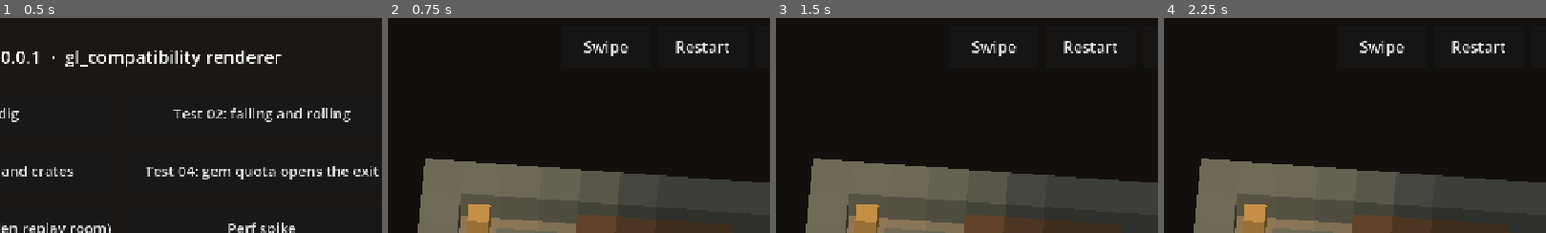
Above: before the commit, frames 1-4 (left to right).
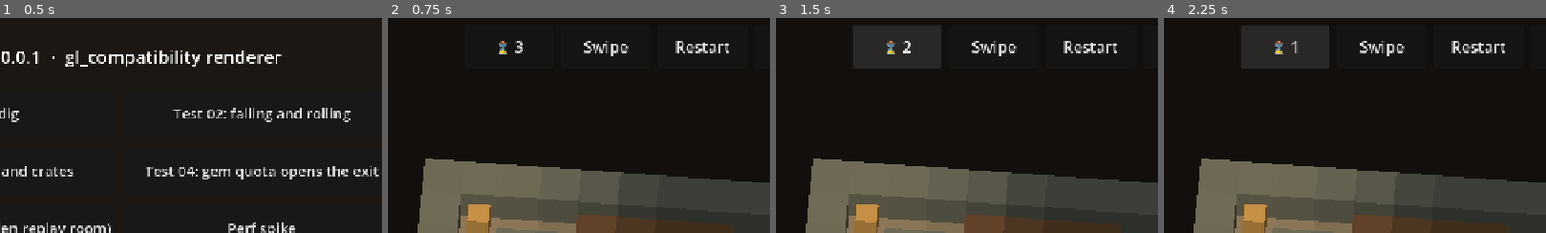
Above: after the commit, the same moments.

Repository: jamik111/relicbound
Game: Godot game, scene res://scenes/boot.tscn
The game is run twice, just before and just after one commit, with the same random seed, the same clock (stepped at 60 frames per second) and the same inputs.
Inputs (mouse positions are % of the whole screen's width and height, from its top left):
- Up to frame 1 (0.5 s): no input
- Up to frame 2 (0.75 s): click "Test 01: walk and dig" at 0.5 s
- Up to frame 3 (1.5 s): click (54, 7) at 1.25 s, where only the run after the commit has a clickable "⌛ 3"
- Up to frame 4 (2.25 s): click (54, 7) at 2 s, where only the run after the commit has a clickable "⌛ 2"
The pictures show only the part of the screen within x 38-88%, y 0-50%; the shares and areas given below are measured in that part.

Frame 1 is identical in both runs. In frame 2, 0.2% of the frame differs, in the area x 29-36%, y 10-17%; in frame 3, 4.6%, in the area x 20-44%, y 3-24%; in frame 4, 4.6%.

Commit message:
Sprint 2.3 + 2.4: checkpoint idols, respawn, hourglass rewind
- Sim: CHECKPOINT / CHECKPOINT_LIT terrain ('I' in level files); the
  player lights it by stepping on it (CHECKPOINT_LIT event); objects
  can't enter. Hashed like all terrain, so replays cover it
- RewindBuffer: last 30 states (3 s at 10 Hz), stored by reference since
  SimStep never modifies its input
- Game: hourglass rewind (3 charges, works mid-fall and after a crush),
  checkpoint snapshot on CHECKPOINT_LIT, respawn 1.0 s after a crush
  (roadmap: <= 1.2 s). New Events: state_replaced, rewound, respawned
- Controls per GDD: R = rewind, Backspace = restart, gamepad Y = rewind;
  HUD hourglass button with charges
- Level view draws idols (dark, jade when lit); test room 02 gets one
- GDD rule details for checkpoints and the hourglass

Co-Authored-By: Claude Opus 5.5 <noreply@anthropic.com>

Diff:
--- a/game/autoload/events.gd
+++ b/game/autoload/events.gd
@@ -11,5 +11,12 @@
 ## Emitted when Game loads or restarts a level: views rebuild from Game.state.
 signal level_loaded()
 
+## Game.state was swapped for an earlier one (rewind or respawn): views rebuild without ticking.
+signal state_replaced()
+## The hourglass was used (RewindUsed in the art pipeline's VFX table).
+signal rewound(charges_left: int)
+## The player respawned at the last checkpoint after being crushed.
+signal respawned()
+
 signal quality_tier_changed(tier: int)
 signal settings_changed()
--- a/game/autoload/game.gd
+++ b/game/autoload/game.gd
@@ -5,6 +5,11 @@
 
 const TICK_RATE_HZ: int = 10
 const ASSIST_TICK_RATE_HZ: int = 6
+## Hourglass: how far back one use reaches (ticks) and uses per level (GDD/roadmap 2.4).
+const REWIND_TICKS: int = 30
+const REWIND_CHARGES: int = 3
+## Seconds from being crushed to respawning at the last lit checkpoint (roadmap 2.3: <= 1.2 s).
+const RESPAWN_DELAY: float = 1.0
 
 ## Input actions registered at startup (remappable later through InputMap).
 const MOVE_ACTIONS: Dictionary = {
@@ -21,12 +26,18 @@
 var running: bool = false
 ## Fraction of the next tick already elapsed, for view interpolation (0..1).
 var alpha: float = 0.0
+var rewinds_left: int = REWIND_CHARGES
 
 var _accumulator: float = 0.0
 ## Directions currently held, most recent first. Holding a direction moves every tick.
 var _held: Array[SimStep.Intent] = []
 ## A press since the last tick. It wins over held directions, so a quick tap between ticks isn't lost.
 var _pending: SimStep.Intent = SimStep.Intent.NONE
+var _history := RewindBuffer.new(REWIND_TICKS)
+## State saved when the last checkpoint idol was lit (or the level start). Respawn restores it.
+var _checkpoint: SimState
+## Counts down after a crush; < 0 when no respawn is pending.
+var _respawn_timer: float = -1.0
 
 
 func _ready() -> void:
@@ -49,6 +60,10 @@
 	alpha = 0.0
 	_pending = SimStep.Intent.NONE
 	_held.clear()
+	_history.clear()
+	_checkpoint = s
+	_respawn_timer = -1.0
+	rewinds_left = REWIND_CHARGES
 	running = true
 	Events.level_loaded.emit()
 	return true
@@ -61,6 +76,34 @@
 
 func stop() -> void:
 	running = false
+
+
+## Hourglass: jumps back up to REWIND_TICKS ticks (works mid-fall and after being crushed).
+## Returns false if no charges or no history are left.
+func rewind() -> bool:
+	if rewinds_left <= 0 or _history.is_empty():
+		return false
+	_replace_state(_history.rewind_all())
+	rewinds_left -= 1
+	Events.rewound.emit(rewinds_left)
+	return true
+
+
+## Restores the last checkpoint snapshot (or the level start). Rewind charges are not refilled.
+func respawn() -> void:
+	_history.clear()
+	_replace_state(_checkpoint)
+	Events.respawned.emit()
+
+
+func _replace_state(s: SimState) -> void:
+	state = s
+	prev_state = s
+	_pending = SimStep.Intent.NONE
+	_respawn_timer = -1.0
+	_accumulator = 0.0
+	alpha = 0.0
+	Events.state_replaced.emit()
 
 
 # --- Input buffer (keyboard, gamepad and touch all feed these) -------------------
@@ -89,6 +132,8 @@
 			release(MOVE_ACTIONS[action])
 	if event.is_action_pressed(&"restart"):
 		restart()
+	elif event.is_action_pressed(&"rewind"):
+		rewind()
 
 
 # --- Clock --------------------------------------------------------------------
@@ -96,6 +141,11 @@
 func _process(delta: float) -> void:
 	if not running:
 		return
+	if _respawn_timer >= 0.0:
+		_respawn_timer -= delta
+		if _respawn_timer < 0.0:
+			respawn()
+			return
 	var step_time: float = 1.0 / tick_rate()
 	_accumulator += delta
 	# Cap catch-up so a long hitch doesn't run dozens of ticks in one frame.
@@ -111,9 +161,15 @@
 	if intent == SimStep.Intent.NONE and not _held.is_empty():
 		intent = _held[0]
 	_pending = SimStep.Intent.NONE
+	_history.push(state)
 	var result: StepResult = SimStep.step(state, intent)
 	prev_state = state
 	state = result.state
+	for e: SimEvent in result.events:
+		if e.type == SimEvent.Type.CHECKPOINT_LIT:
+			_checkpoint = state
+		elif e.type == SimEvent.Type.PLAYER_CRUSHED:
+			_respawn_timer = RESPAWN_DELAY
 	Events.sim_events.emit(state.tick, result.events)
 	Events.sim_ticked.emit(state.tick)
 
@@ -124,7 +180,8 @@
 		&"move_down": [KEY_S, KEY_DOWN],
 		&"move_left": [KEY_A, KEY_LEFT],
 		&"move_right": [KEY_D, KEY_RIGHT],
-		&"restart": [KEY_R],
+		&"restart": [KEY_BACKSPACE],
+		&"rewind": [KEY_R],
 	}
 	var pads: Dictionary = {
 		&"move_up": JOY_BUTTON_DPAD_UP,
@@ -132,6 +189,7 @@
 		&"move_left": JOY_BUTTON_DPAD_LEFT,
 		&"move_right": JOY_BUTTON_DPAD_RIGHT,
 		&"restart": JOY_BUTTON_BACK,
+		&"rewind": JOY_BUTTON_Y,
 	}
 	for action: StringName in keys:
 		if InputMap.has_action(action):
--- a/game/levels/test/test_02_gravity.json
+++ b/game/levels/test/test_02_gravity.json
@@ -1,14 +1,21 @@
 {
 	"id": "test_02_gravity",
-	"size": [12, 8],
-	"meta": {"name": "Test 02: falling and rolling", "gems_required": 1, "seed": 1},
+	"size": [
+		12,
+		8
+	],
+	"meta": {
+		"name": "Test 02: falling and rolling",
+		"gems_required": 1,
+		"seed": 1
+	},
 	"layers": {
 		"terrain": [
 			"############",
 			"#..........#",
 			"#..........#",
 			"#..::..##..#",
-			"#..........#",
+			"#.I........#",
 			"#.#......#.#",
 			"#.#..E...#.#",
 			"############"
--- a/game/scenes/level.gd
+++ b/game/scenes/level.gd
@@ -21,6 +21,8 @@
 	add_child(env)
 	Events.level_loaded.connect(_on_level_loaded)
 	Events.sim_events.connect(_on_sim_events)
+	Events.state_replaced.connect(_on_state_replaced)
+	%RewindButton.pressed.connect(Game.rewind)
 	%RestartButton.pressed.connect(Game.restart)
 	%BackButton.pressed.connect(_on_back)
 	%ControlsButton.pressed.connect(_on_toggle_controls)
@@ -43,6 +45,12 @@
 	_update_hud()
 
 
+## Rewind or respawn: rebuild from the restored state; the camera eases over instead of snapping.
+func _on_state_replaced() -> void:
+	_view.build(Game.state)
+	_update_hud()
+
+
 func _on_sim_events(_tick: int, events: Array) -> void:
 	_view.show_state(Game.prev_state, Game.state, events)
 	_update_hud()
@@ -55,10 +63,12 @@
 		if s.keys[c] > 0:
 			keys += "  %s×%d" % [KEY_SHAPES[c], s.keys[c]]
 	_gems_label.text = "Gems %d/%d%s" % [s.gems_collected, s.gems_required, keys]
+	%RewindButton.text = "⌛ %d" % Game.rewinds_left
+	%RewindButton.disabled = Game.rewinds_left <= 0
 	if s.won:
 		_status_label.text = "Level complete!"
 	elif not s.alive:
-		_status_label.text = "Crushed! Restart to try again"
+		_status_label.text = "Crushed!" + ("  Rewind?" if Game.rewinds_left > 0 else "")
 	elif s.exit_open and s.gems_required > 0:
 		_status_label.text = "The exit is open"
 	else:
--- a/game/scenes/level.tscn
+++ b/game/scenes/level.tscn
@@ -49,12 +49,20 @@
 anchors_preset = 1
 anchor_left = 1.0
 anchor_right = 1.0
-offset_left = -502.0
+offset_left = -664.0
 offset_top = 12.0
 offset_right = -16.0
 offset_bottom = 84.0
 grow_horizontal = 0
 theme_override_constants/separation = 12
+
+[node name="RewindButton" type="Button" parent="HUD/Buttons"]
+unique_name_in_owner = true
+custom_minimum_size = Vector2(150, 72)
+layout_mode = 2
+focus_mode = 0
+theme_override_font_sizes/font_size = 26
+text = "⌛ 3"
 
 [node name="ControlsButton" type="Button" parent="HUD/Buttons"]
 unique_name_in_owner = true
--- a/game/sim/level_codec.gd
+++ b/game/sim/level_codec.gd
@@ -17,6 +17,7 @@
 	"%": Tiles.Terrain.ANCIENT_WALL,
 	":": Tiles.Terrain.DIRT,
 	"E": Tiles.Terrain.EXIT,
+	"I": Tiles.Terrain.CHECKPOINT,
 	"R": Tiles.Terrain.DOOR_RED,
 	"B": Tiles.Terrain.DOOR_BLUE,
 	"G": Tiles.Terrain.DOOR_GOLD,
--- /dev/null
+++ b/game/sim/rewind_buffer.gd
@@ -0,0 +1,38 @@
+class_name RewindBuffer
+extends RefCounted
+## The hourglass: the last `capacity` states, oldest first. SimStep never modifies a state it was given,
+## so storing references (no copies) is safe.
+
+var capacity: int = 30
+var _states: Array[SimState] = []
+
+
+func _init(p_capacity: int = 30) -> void:
+	capacity = p_capacity
+
+
+func push(state: SimState) -> void:
+	_states.append(state)
+	if _states.size() > capacity:
+		_states.pop_front()
+
+
+func size() -> int:
+	return _states.size()
+
+
+func is_empty() -> bool:
+	return _states.is_empty()
+
+
+func clear() -> void:
+	_states.clear()
+
+
+## Removes and returns the oldest stored state (the furthest back the hourglass reaches), or null.
+func rewind_all() -> SimState:
+	if _states.is_empty():
+		return null
+	var oldest: SimState = _states[0]
+	_states.clear()
+	return oldest
--- a/game/sim/rules/rule_player.gd
+++ b/game/sim/rules/rule_player.gd
@@ -40,6 +40,12 @@
 		s.terrain[s.idx(to)] = Tiles.Terrain.FLOOR
 		events.append(SimEvent.make(SimEvent.Type.DIRT_DUG, to))
 		_move(s, to, events)
+	elif t == Tiles.Terrain.CHECKPOINT:
+		s.terrain[s.idx(to)] = Tiles.Terrain.CHECKPOINT_LIT
+		_move(s, to, events)
+		events.append(SimEvent.make(SimEvent.Type.CHECKPOINT_LIT, to))
+	elif t == Tiles.Terrain.CHECKPOINT_LIT:
+		_move(s, to, events)
 	elif t == Tiles.Terrain.EXIT and s.exit_open:
 		_move(s, to, events)
 		s.won = true
--- a/game/sim/sim_event.gd
+++ b/game/sim/sim_event.gd
@@ -17,6 +17,7 @@
 	EXIT_OPENED,       ## cell = exit tile
 	LEVEL_COMPLETED,   ## cell = exit tile
 	PLAYER_CRUSHED,    ## cell, object = what fell on the player
+	CHECKPOINT_LIT,    ## cell = the idol; Game snapshots the state for respawn
 }
 
 var type: Type
--- a/game/sim/tiles.gd
+++ b/game/sim/tiles.gd
@@ -9,6 +9,9 @@
 	ANCIENT_WALL = 2,
 	DIRT = 3,
 	EXIT = 4,
+	## Checkpoint idol: the player can stand on it; objects can't enter. Lights when the player steps on it.
+	CHECKPOINT = 5,
+	CHECKPOINT_LIT = 6,
 	DOOR_RED = 10,
 	DOOR_BLUE = 11,
 	DOOR_GOLD = 12,
--- /dev/null
+++ b/game/tests/sim/test_checkpoint.gd
@@ -0,0 +1,25 @@
+extends GutTest
+## Task 2.3: checkpoint idols (sim side).
+
+const H = preload("res://tests/sim/sim_helpers.gd")
+
+
+func test_stepping_on_idol_lights_it() -> void:
+	var r: StepResult = H.step(H.state(["#####", "#@I.#", "#####"]), H.R)
+	assert_eq(r.state.player, Vector2i(2, 1))
+	assert_eq(r.state.terrain_at(Vector2i(2, 1)), Tiles.Terrain.CHECKPOINT_LIT)
+	assert_eq(r.count_events(SimEvent.Type.CHECKPOINT_LIT), 1)
+
+
+func test_lit_idol_does_not_relight() -> void:
+	var s: SimState = H.run(H.state(["#####", "#@I.#", "#####"]), "RR")
+	var r: StepResult = H.step(s, H.L)
+	assert_eq(r.state.player, Vector2i(2, 1))
+	assert_false(r.has_event(SimEvent.Type.CHECKPOINT_LIT))
+
+
+func test_objects_cannot_enter_idol() -> void:
+	var s: SimState = H.state(["#####", "#.O.#", "#.I.#", "#@..#", "#####"])
+	assert_eq(H.obj(H.run(s, "..."), 2, 1), Tiles.Obj.BOULDER)
+	var push: StepResult = H.step(H.state(["#####", "#@XI#", "#####"]), H.R)
+	assert_false(push.has_event(SimEvent.Type.OBJECT_PUSHED))
--- /dev/null
+++ b/game/tests/sim/test_rewind_buffer.gd
@@ -0,0 +1,25 @@
+extends GutTest
+## Task 2.4: hourglass ring buffer.
+
+
+func _state(tick: int) -> SimState:
+	var s: SimState = SimState.create(1, 1)
+	s.tick = tick
+	return s
+
+
+func test_keeps_only_capacity_newest() -> void:
+	var b := RewindBuffer.new(3)
+	for t: int in 5:
+		b.push(_state(t))
+	assert_eq(b.size(), 3)
+	assert_eq(b.rewind_all().tick, 2, "oldest kept state")
+
+
+func test_rewind_all_empties() -> void:
+	var b := RewindBuffer.new(30)
+	b.push(_state(0))
+	b.push(_state(1))
+	assert_eq(b.rewind_all().tick, 0)
+	assert_true(b.is_empty())
+	assert_null(b.rewind_all())
--- /dev/null
+++ b/game/tests/view/test_rewind_respawn.gd
@@ -0,0 +1,94 @@
+extends GutTest
+## Tasks 2.3 + 2.4 in Game: rewind charges, rewinding mid-fall and after death, respawn at the checkpoint.
+## Levels are written to user:// so the tests don't depend on the shipped test rooms.
+
+const H = preload("res://tests/sim/sim_helpers.gd")
+const PATH: String = "user://test_rewind_level.json"
+
+
+func _load(rows: PackedStringArray) -> void:
+	var file := FileAccess.open(PATH, FileAccess.WRITE)
+	file.store_string(JSON.stringify(LevelCodec.from_combined(rows, {"gems_required": 0})))
+	file.close()
+	assert_true(Game.load_level(PATH))
+	Game.stop()
+
+
+func _ticks(n: int, intent: SimStep.Intent = SimStep.Intent.NONE) -> void:
+	for i: int in n:
+		if intent != SimStep.Intent.NONE:
+			Game.press(intent)
+		Game._advance()
+		Game.release_all()
+
+
+func after_each() -> void:
+	Game.stop()
+	DirAccess.remove_absolute(ProjectSettings.globalize_path(PATH))
+
+
+func test_rewind_goes_back_up_to_30_ticks() -> void:
+	_load(["##########################################", "#@.......................................#",
+		"##########################################"])
+	_ticks(35, SimStep.Intent.RIGHT)
+	assert_eq(Game.state.player, Vector2i(36, 1))
+	assert_true(Game.rewind())
+	assert_eq(Game.state.tick, 5, "30 ticks back")
+	assert_eq(Game.state.player, Vector2i(6, 1))
+	assert_eq(Game.rewinds_left, Game.REWIND_CHARGES - 1)
+
+
+func test_rewind_charges_run_out() -> void:
+	_load(["#######", "#@....#", "#######"])
+	for i: int in Game.REWIND_CHARGES:
+		_ticks(2)
+		assert_true(Game.rewind())
+	_ticks(2)
+	assert_false(Game.rewind())
+	assert_eq(Game.rewinds_left, 0)
+
+
+func test_rewind_mid_fall_restores_moving_flag() -> void:
+	_load(["###", "#O#", "#.#", "#.#", "#.#", "#@#", "###"])
+	_ticks(2)
+	assert_true(Game.state.is_moving(Vector2i(1, 3)))
+	_ticks(1)
+	assert_true(Game.rewind())
+	assert_eq(Game.state.tick, 0)
+	_ticks(2)
+	assert_true(Game.state.is_moving(Vector2i(1, 3)), "replays identically after rewind")
+
+
+func test_rewind_undoes_a_crush() -> void:
+	_load(["###", "#O#", "#.#", "#@#", "###"])
+	_ticks(2)
+	assert_false(Game.state.alive)
+	assert_true(Game.rewind())
+	assert_true(Game.state.alive)
+
+
+func test_respawn_at_lit_checkpoint_after_delay() -> void:
+	_load(["#######", "#@I...#", "#####.#", "#O....#", "#.....#", "#######"])
+	_ticks(1, SimStep.Intent.RIGHT)
+	assert_eq(Game.state.terrain_at(Vector2i(2, 1)), Tiles.Terrain.CHECKPOINT_LIT)
+	# Stand-in for a crush (the respawn path is what's under test). Use a copy: stored states are
+	# never modified, and the checkpoint snapshot is this very object.
+	var dead: SimState = Game.state.copy()
+	dead.alive = false
+	Game.state = dead
+	Game._respawn_timer = Game.RESPAWN_DELAY
+	Game.running = true
+	Game._process(Game.RESPAWN_DELAY * 0.5)
+	assert_false(Game.state.alive, "not yet")
+	Game._process(Game.RESPAWN_DELAY)
+	Game.stop()
+	assert_true(Game.state.alive)
+	assert_eq(Game.state.player, Vector2i(2, 1), "back on the idol")
+	assert_lt(Game.RESPAWN_DELAY, 1.2, "roadmap 2.3: respawn within 1.2 s")
+
+
+func test_crush_schedules_respawn() -> void:
+	_load(["###", "#O#", "#.#", "#@#", "###"])
+	_ticks(2)
+	assert_false(Game.state.alive)
+	assert_almost_eq(Game._respawn_timer, Game.RESPAWN_DELAY, 0.001)
--- a/game/view/level_view.gd
+++ b/game/view/level_view.gd
@@ -20,6 +20,8 @@
 	Tiles.Terrain.ANCIENT_WALL: Color(0.55, 0.50, 0.36),
 	Tiles.Terrain.DIRT: Color(0.45, 0.33, 0.22),
 	Tiles.Terrain.EXIT: Color(0.25, 0.22, 0.18),
+	Tiles.Terrain.CHECKPOINT: Color(0.35, 0.38, 0.33),
+	Tiles.Terrain.CHECKPOINT_LIT: Color(0.35, 1.0, 0.70),
 	Tiles.Terrain.DOOR_RED: Color(0.80, 0.22, 0.20),
 	Tiles.Terrain.DOOR_BLUE: Color(0.22, 0.42, 0.85),
 	Tiles.Terrain.DOOR_GOLD: Color(0.90, 0.72, 0.20),
@@ -56,6 +58,7 @@
 		&"dirt": GreyboxMeshes.box(Vector3(1.0, 0.45, 1.0)),
 		&"door": GreyboxMeshes.box(Vector3(0.9, 0.9, 0.9)),
 		&"exit": GreyboxMeshes.box(Vector3(0.9, 0.12, 0.9)),
+		&"idol": GreyboxMeshes.box(Vector3(0.35, 0.75, 0.35)),
 		&"boulder": GreyboxMeshes.ball(0.44),
 		&"crate": GreyboxMeshes.box(Vector3(0.8, 0.8, 0.8)),
 		&"gem": GreyboxMeshes.gem(0.3),
@@ -97,7 +100,7 @@
 	for e: Variant in events:
 		var ev: SimEvent = e as SimEvent
 		match ev.type:
-			SimEvent.Type.DIRT_DUG, SimEvent.Type.DOOR_OPENED, SimEvent.Type.EXIT_OPENED:
+			SimEvent.Type.DIRT_DUG, SimEvent.Type.DOOR_OPENED, SimEvent.Type.EXIT_OPENED, 					SimEvent.Type.CHECKPOINT_LIT:
 				terrain_changed = true
 	if terrain_changed:
 		_build_terrain()
@@ -167,6 +170,8 @@
 		return &"dirt"
 	if t == Tiles.Terrain.EXIT:
 		return &"exit"
+	if t == Tiles.Terrain.CHECKPOINT or t == Tiles.Terrain.CHECKPOINT_LIT:
+		return &"idol"
 	return &"door"
 
 
Not shown, added: game/sim/rewind_buffer.gd.uid
Not shown, added: game/tests/sim/test_checkpoint.gd.uid
Not shown, added: game/tests/sim/test_rewind_buffer.gd.uid
Not shown, added: game/tests/view/test_rewind_respawn.gd.uid
Not shown, changed: docs/05_GDD_MECHANICS.md
